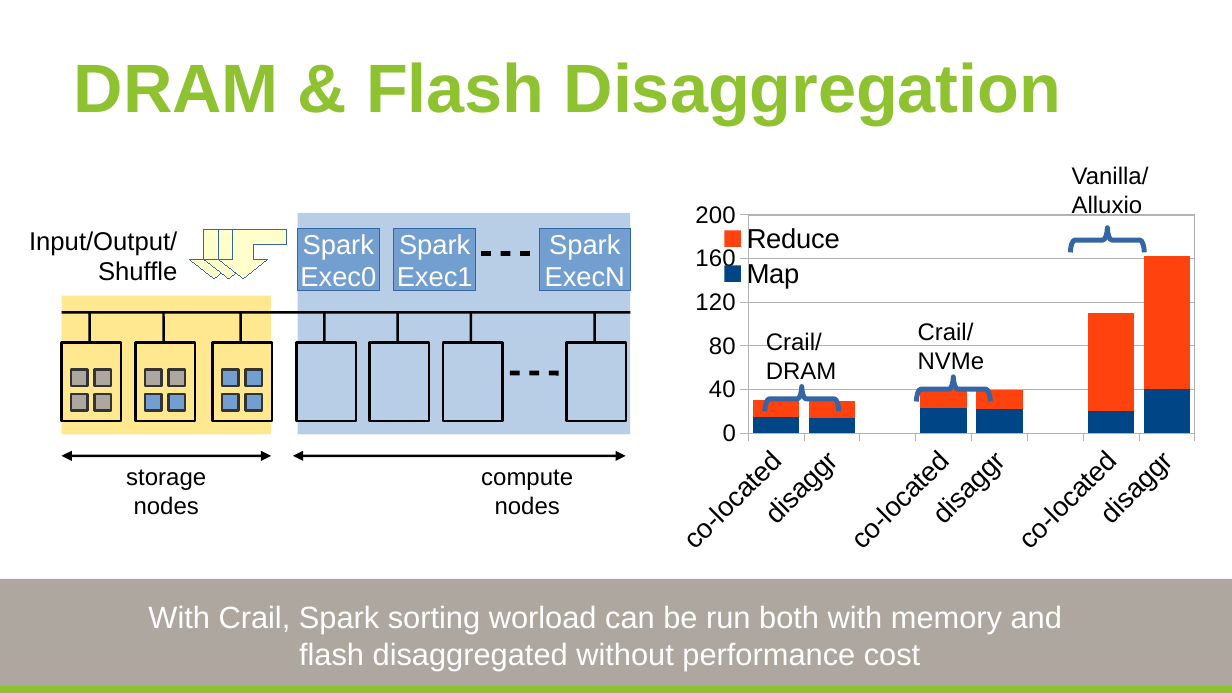
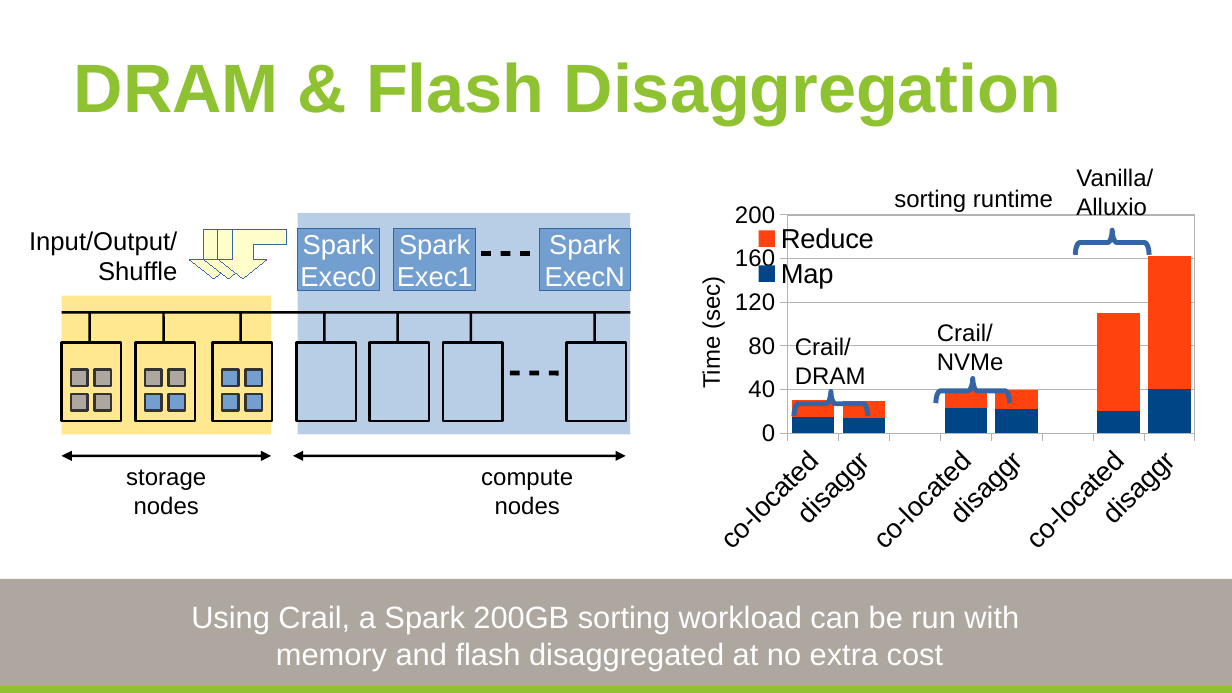
Before and after one commit to huangyibo/spark-summit-17, a slide deck: slide 27 of template.odp. Drawn at 1232x693 pixels with LibreOffice and Linux fonts; fonts in the diff are those of the drawing; background and template pictures are left out. Boxes give left, top, right and bottom in pixels: in the first picture for what was removed or moved away, otherwise in the second. Text is boxed around its words. In the diff, an @@ line names an element or a change of style, - is before the commit and + after.

```diff
--- a/template.odp
+++ b/template.odp
@@ text "Vanilla/Alluxio": place and size @@
-text "Vanilla/Alluxio" at bbox=[1072, 166, 1149, 216]
+text "Vanilla/Alluxio" at bbox=[1076, 168, 1153, 216]
@@ column stacked chart: place and size @@
-column stacked chart at bbox=[678, 202, 1195, 554]
+column stacked chart at bbox=[715, 202, 1195, 554]
@@ text added at bbox=[894, 189, 1053, 212], 14 pt, text #000000 @@
+sorting runtime
@@ freeform shape: place and size @@
-freeform shape at bbox=[1071, 228, 1145, 253]
+freeform shape at bbox=[1076, 230, 1149, 255]
@@ text added at bbox=[698, 281, 725, 388], 14 pt, text #000000 @@
+Time (sec)
@@ text "Crail/": place and size @@
-text "Crail/" at bbox=[766, 332, 837, 385]
+text "Crail/" at bbox=[795, 337, 866, 390]
@@ text "Crail/": place and size @@
-text "Crail/" at bbox=[918, 322, 985, 370]
+text "Crail/" at bbox=[937, 323, 1004, 371]
@@ freeform shape: place and size @@
-freeform shape at bbox=[917, 377, 991, 402]
+freeform shape at bbox=[936, 378, 1010, 403]
@@ freeform shape: place and size @@
-freeform shape at bbox=[765, 387, 839, 411]
+freeform shape at bbox=[793, 392, 867, 416]
@@ text at bbox=[191, 606, 1019, 671]: text changed @@
-With Crail, Spark sorting worload can be run both with memory and
-flash disaggregated without performance cost
+Using Crail, a Spark 200GB sorting workload can be run with
+memory and flash disaggregated at no extra cost
```
Also in this commit, not shown: 4 other slides changed, 1 slide added, 1 slide removed, 1 other file.
